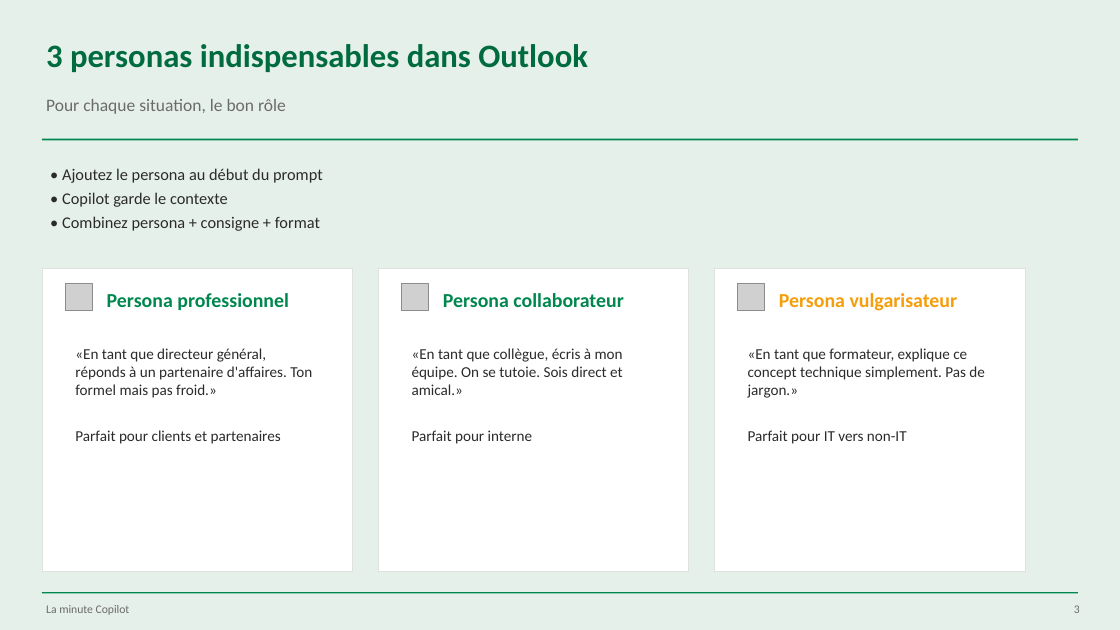
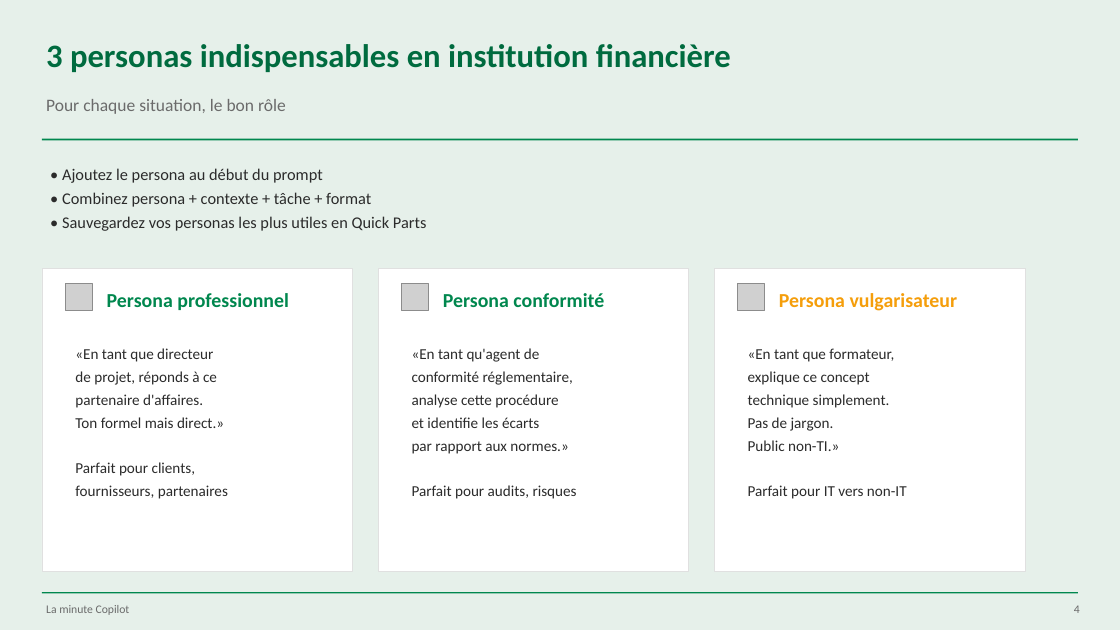
Before and after one commit to martinfou/la-minute-copilot, a slide deck: slide 4 of presentations/La_Minute_Copilot_Personas.pptx (slide 3 before the commit). Drawn at 1120x630 pixels with LibreOffice and Linux fonts; fonts in the diff are those of the drawing; grey boxes stand for pictures. Boxes give left, top, right and bottom in pixels: in the first picture for what was removed or moved away, otherwise in the second. Text is boxed around its words. In the diff, an @@ line names an element or a change of style, - is before the commit and + after.

```diff
--- a/presentations/La_Minute_Copilot_Personas.pptx
+++ b/presentations/La_Minute_Copilot_Personas.pptx
@@ text at <box>46,44,731,72</box>: text changed @@
-3 personas indispensables dans Outlook
+3 personas indispensables en institution financière
@@ text at <box>62,192,426,231</box>: text changed @@
-• Copilot garde le contexte
-• Combinez persona + consigne + format
+• Combinez persona + contexte + tâche + format
+• Sauvegardez vos personas les plus utiles en Quick Parts
@@ text at <box>443,293,604,307</box>: text changed @@
-Persona collaborateur
+Persona conformité
@@ text at <box>75,348,228,499</box>: text changed @@
-«En tant que directeur général, réponds à un partenaire d'affaires. Ton formel mais pas froid.»
-Parfait pour clients et partenaires
+«En tant que directeur
+de projet, réponds à ce
+partenaire d'affaires.
+Ton formel mais direct.»
+Parfait pour clients,
+fournisseurs, partenaires
@@ text at <box>412,348,577,499</box>: text changed @@
-«En tant que collègue, écris à mon équipe. On se tutoie. Sois direct et amical.»
-Parfait pour interne
+«En tant qu'agent de
+conformité réglementaire,
+analyse cette procédure
+et identifie les écarts
+par rapport aux normes.»
+Parfait pour audits, risques
@@ text at <box>748,348,894,451</box>: text changed @@
-«En tant que formateur, explique ce concept technique simplement. Pas de jargon.»
+«En tant que formateur,
+explique ce concept
+technique simplement.
+Pas de jargon.
+Public non-TI.»
@@ text at <box>1074,605,1080,613</box>: text changed @@
-3
+4
```
Also in this commit, not shown: 5 other slides changed, 7 other files.
